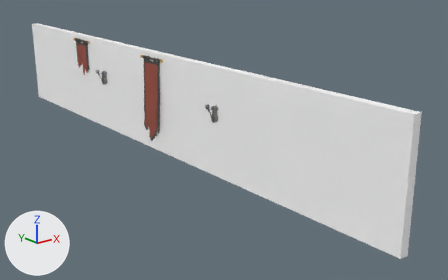
The FBX model Assets/Source/Environment/Levels/Dungeon/Rooms/Arena 02/Models/Dungeon_Arena_02_Wall_02.fbx, before and after one commit.
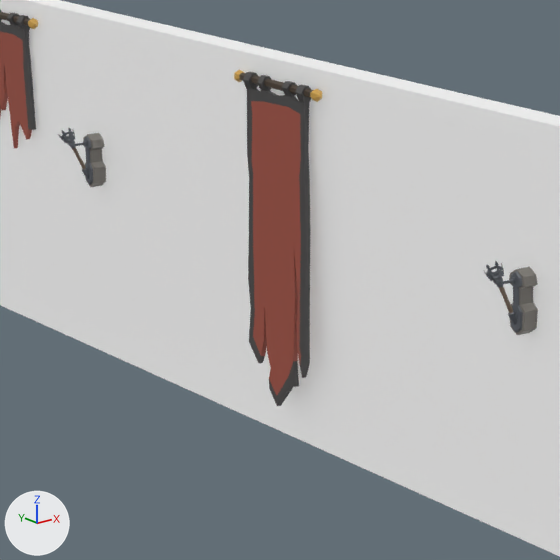
The first picture shows the older version from a 50 mm lens placed at (-3.7, -25.9, 10.0), pointed at (14.8, -2.7, 0.7). The close-ups show both versions on the part from 18% to 50% of the width and 13% to 65% of the height of that picture; other places that the commit changed are outside them. Lighting does not change. The marker at lower left points along +X, +Y and +Z. Where no turn or scale is listed for an object, it has been applied to the vertices.

The first close-up shows 'Dungeon_Arena_02_Wall_02'.
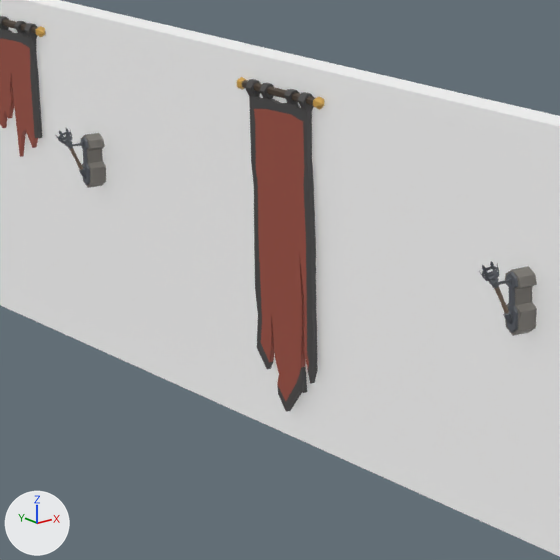
Boxes (x1, y1, x2, y2) around the edits, measured in the close-ups (560 x 560 px; the box of a moved part takes in the faces that stretch with it):
```json
{"part": 1, "of": "me_scene_033", "change": "moved or reshaped", "before": [0, 10, 106, 187], "after": [0, 16, 106, 188]}
{"part": 2, "of": "me_scene_033", "change": "moved or reshaped", "before": [483, 261, 538, 335], "after": [479, 261, 537, 336]}
{"part": 3, "of": "me_scene_033", "change": "moved or reshaped", "before": [234, 70, 322, 406], "after": [237, 77, 324, 412]}
{"part": 4, "of": "me_scene_033", "change": "surface changed", "before": [0, 6, 541, 414], "after": [0, 6, 541, 414]}
```

The change, as JSON lines over the scene's bpy script:
```json
{"block": "me_scene_033", "where": "# used by ob_dungeon_arena_02_wall_02; location = (0.0, 0.0, 0.0)"}
{"op": "remove", "block": "me_scene_033", "code": "me_scene_033.from_pydata(...)  # 1048 vertices, 2012 faces; spans x 11.9..12.9, y -15.0..15.0, z 0.0..5.0"}
{"op": "add", "block": "me_scene_033", "code": "me_scene_033.from_pydata(...)  # 1048 vertices, 2008 faces; spans x 11.8..12.9, y -15.0..15.0, z 0.0..5.0"}
{"block": "me_scene_033", "change": "me_scene_033 part 1: 103 vertices moved from x 11.9..12.5, y 4.9..8.3, z 2.7..4.7 to x 11.9..12.5, y 4.9..8.3, z 2.6..4.7; 221 vertices removed from x 11.9..12.6, y 4.9..8.6, z 2.6..4.8; 221 vertices added at x 11.8..12.5, y 4.9..8.3, z 2.6..4.7"}
{"block": "me_scene_033", "change": "me_scene_033 part 2: 56 vertices moved from x 11.9..12.6, y -5.1..-4.9, z 2.8..3.4 to x 11.9..12.3, y -5.1..-4.9, z 2.8..3.4; 156 vertices removed from x 11.9..12.6, y -5.2..-4.9, z 2.6..3.4; 156 vertices added at x 11.8..12.5, y -5.2..-4.9, z 2.6..3.4"}
{"block": "me_scene_033", "change": "me_scene_033 part 3: 108 vertices moved from x 12.2..12.4, y -1.0..1.0, z 0.5..4.8 to x 12.3..12.5, y -1.0..1.0, z 0.4..4.6; 55 vertices removed from x 12.2..12.5, y -0.9..0.9, z 0.7..4.8; 55 vertices added at x 12.3..12.5, y -0.9..0.9, z 0.6..4.7"}
{"block": "me_scene_033", "change": "me_scene_033 part 4: 25 kept faces spanning x 12.2..12.9, y -10.0..15.0, z 0.0..5.0 get new texture (UV) coordinates"}
```
